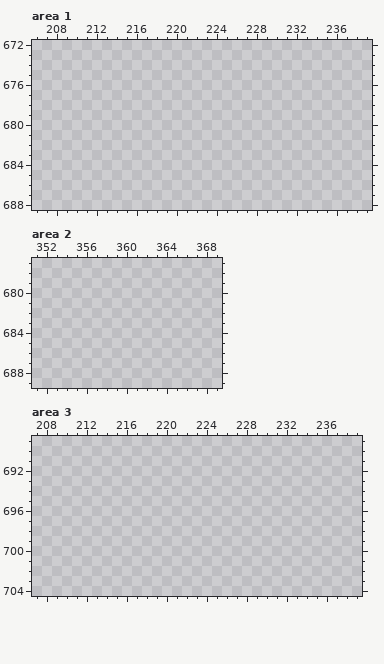
One commit to this pixel-art file: Battle of the Eons/Assets/Sprites/Enemies/Game Brainstorming.aseprite. That is the earlier state.
800x1344 pixels, 1 frame. Colours within 5 levels of each other are drawn and written as one. Shown: area 1: x 206..239, y 672..688; area 2: x 351..369, y 677..689; area 3: x 207..239, y 689..704. The commit also changed other parts of the picture, which this record leaves out.
The same view after the edit:
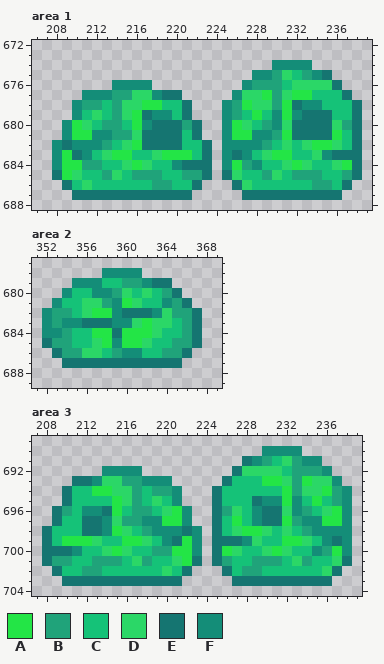
Palette (. is transparent): A #23e546  B #20a37a  C #15c278  D #2bd767  E #157571  F #148d78
Diff:
Changed rows in their new state; - is an unchanged pixel.
Area 1:
first column x 208:
674 ----------------------FFFF-----
675 --------------------FFBDCBFE---
676 ------FFFF---------FBBBCDDDDE--
677 ---FFFBBDDFEE-----FDDABDAACCCE-
678 --FBBCBDDAACCE---FBADDBAEFFCCCE
679 --FCDCBDAEFFCE---FBCACFAFEEECCE
680 -FADCBBCAFEEEBE--FADCBFDEEEEDBE
681 -FAAFFBBDEEEECE--FAAFFBAEEEEACE
682 FEFFFBCDAEEEECCE-FFFFBCDCDAADCE
683 FAEFCDAACCDAAACE-FEFCDAACCDFEEE
684 FAABBCCDADCCFEEE-FABFCCDADCCDAE
685 EADCCBDCBBBCCBBE-EDCCBDCBBBCCBE
686 -ECDCCCCCCBBCCE---EDCCCCCCBBCE-
687 --EEEEEEEEEEEE-----EEEEEEEEEE--
Area 2:
first column x 352:
678 ------FFFF------
679 ---FFFCCBBFEE---
680 --FCCFFBDCDCBE--
681 -FCCDDBFADCCFBE-
682 FBBCDAAFEEEFDBBE
683 FBFFEEEFFDADDCBE
684 FFBCCAAEAAADCCBE
685 EBBCCDAFAADCCBBE
686 -EBBDDCBFFCCBBE-
687 --EEEEEEEEEEEE--
Area 3:
first column x 208:
690 ----------------------FFFF-----
691 --------------------EFBCDBFF---
692 ------FFFF---------EDDDDCBBBF--
693 ---EEFDDBBFFF-----ECCCAADBADDF-
694 --ECCAADDBCBBF---ECCCCCCABDDABF
695 --ECCCCADBCDCF---ECCCEFFAFCACBF
696 -EBCFFEACBBCDAF--EBDCFEEDFBCDAF
697 -ECCEEFDBBFFAAF--ECACFEEABFFAAF
698 ECCCEEFADCBFFFEF-ECDAADCDCBFFFF
699 ECAAADCCAADCFEAF-EEEFDCCAADCFEF
700 EEEFCCDADCCBBAAF-EADCCDADCCFBAF
701 EBBCCBBBCDBCCDAE-EBCCBBBCDBCCDE
702 -ECCBBCCCCCCDCE---ECBBCCCCCCDE-
703 --EEEEEEEEEEEE-----EEEEEEEEEE--
